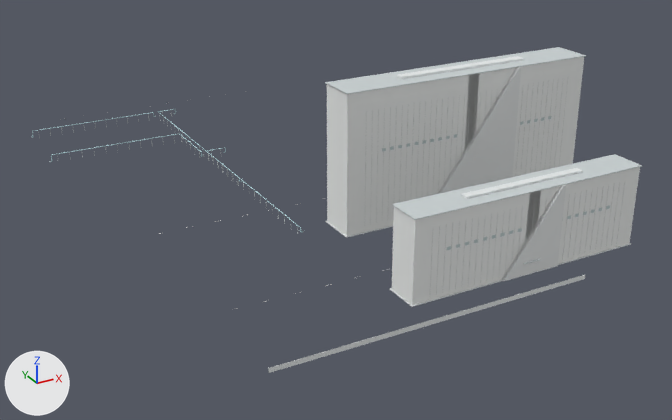
One commit to the glTF model examples/m1/assets/wastewater-plant/tiled/coarse/group-root-0-1-1-0-0-1.glb: the scene before it, then after it.
One viewpoint serves both versions: a camera (50 mm lens) standing at (79.0, -767.0, 157.0) and looking at (262.0, -434.0, -9.0). The lights are fixed; the arrows at lower left show +X, +Y and +Z. The first picture is the older version. Vertices at exactly the same position are counted once.

The scene before the commit, as lines of its bpy script (objects in view):
```python
ob_render_batch_3 = bpy.data.objects.new('render-batch-3', me_mesh_3)
ob_render_batch_3.location = (0.0, 0.0, 0.0)
ob_render_batch_4 = bpy.data.objects.new('render-batch-4', me_mesh_4)
ob_render_batch_4.location = (0.0, 0.0, 0.0)
ob_render_batch_6 = bpy.data.objects.new('render-batch-6', me_mesh_6)
ob_render_batch_6.location = (0.0, 0.0, 0.0)
ob_render_batch_7 = bpy.data.objects.new('render-batch-7', me_mesh_7)
ob_render_batch_7.location = (0.0, 0.0, 0.0)
ob_render_batch_8 = bpy.data.objects.new('render-batch-8', me_mesh_8)
ob_render_batch_8.location = (0.0, 0.0, 0.0)
```
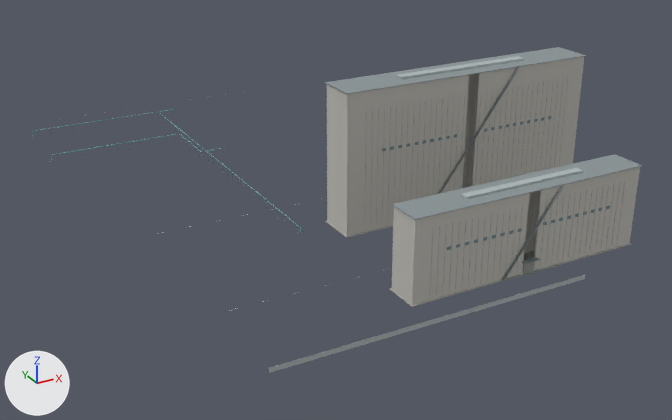
Edits to the bpy script that builds the scene:
```text
Change mat_site_roof:
    mat_site_roof.base_color: (0.589, 0.638, 0.647) -> (0.26, 0.3, 0.31)  # light grey #cad1d2 -> grey #8b9597
Change mat_site_steel:
    mat_site_steel.base_color: (0.783, 0.814, 0.816) -> (0.43, 0.48, 0.49)  # white #e5e9e9 -> grey #afb8ba
Change mat_site_concretelight:
    mat_site_concretelight.base_color: (0.836, 0.855, 0.847) -> (0.53, 0.52, 0.48)  # white #eceeed -> light grey #c0bfb8
Change me_mesh_6:
    used by ob_render_batch_6; location = (0.0, 0.0, 0.0)
    remove me_mesh_6.from_pydata(...)  # 3436 vertices, 6741 faces, 3849 loose edges; spans x 273.0..322.6, y -537.9..-478.2, z 0.2..59.4
    remove me_mesh_6.materials.append(mat_site_safety)  # white #e3e6e6
    add me_mesh_6.from_pydata(...)  # 2319 vertices, 4336 faces, 1622 loose edges; spans x 234.4..358.1, y -537.1..-461.4, z 0.0..50.5
    me_mesh_6 part 1: 22 loose pieces with 3372 vertices, spanning x 273.0..322.6, y -537.9..-478.2, z 0.2..59.3, are deleted
    me_mesh_6 part 2: 32 vertices removed from x 278.2..321.8, y -479.4..-478.2, z 0.8..59.4; 1215 vertices added at x 241.9..358.1, y -478.6..-461.4, z 0.0..50.5
    me_mesh_6 part 3: 32 vertices removed from x 273.0..297.0, y -537.9..-536.7, z 0.8..33.4; 1104 vertices added at x 234.4..335.6, y -537.1..-522.9, z 0.0..27.8
    add me_mesh_6.materials.append(mat_site_concrete)  # grey #aaa8a2
```

What differs and where, as boxes (x1, y1, x2, y2) in the pictures (672 x 420 px):
'render-batch-8', recoloured (white to light grey): (327, 57, 640, 305) in both
'render-batch-6', recoloured, reshaped: before (438, 65, 566, 281); after (326, 78, 631, 307)
'render-batch-3', recoloured: (325, 47, 642, 220) in both
'render-batch-4', recoloured: (326, 65, 631, 307) in both
'render-batch-7', recoloured: (269, 56, 585, 373) in both
part 1 of me_mesh_6, deleted: before (438, 67, 566, 281)
part 2 of me_mesh_6, cut back: before (438, 65, 520, 194); after (326, 78, 568, 238)
part 3 of me_mesh_6, cut back: before (502, 183, 565, 278); after (390, 182, 631, 307)
